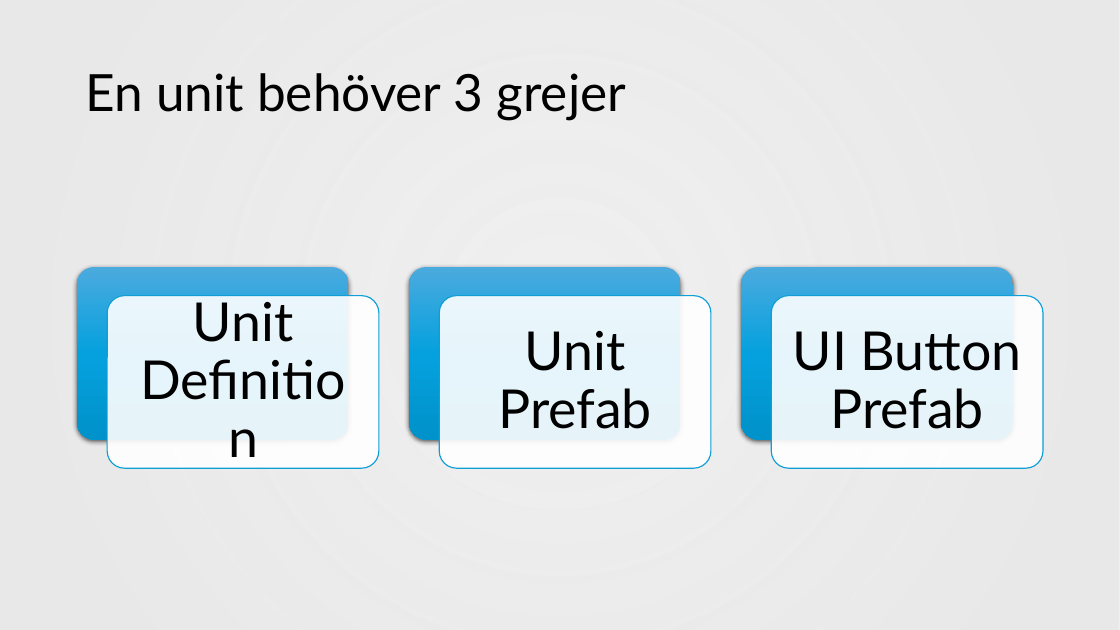
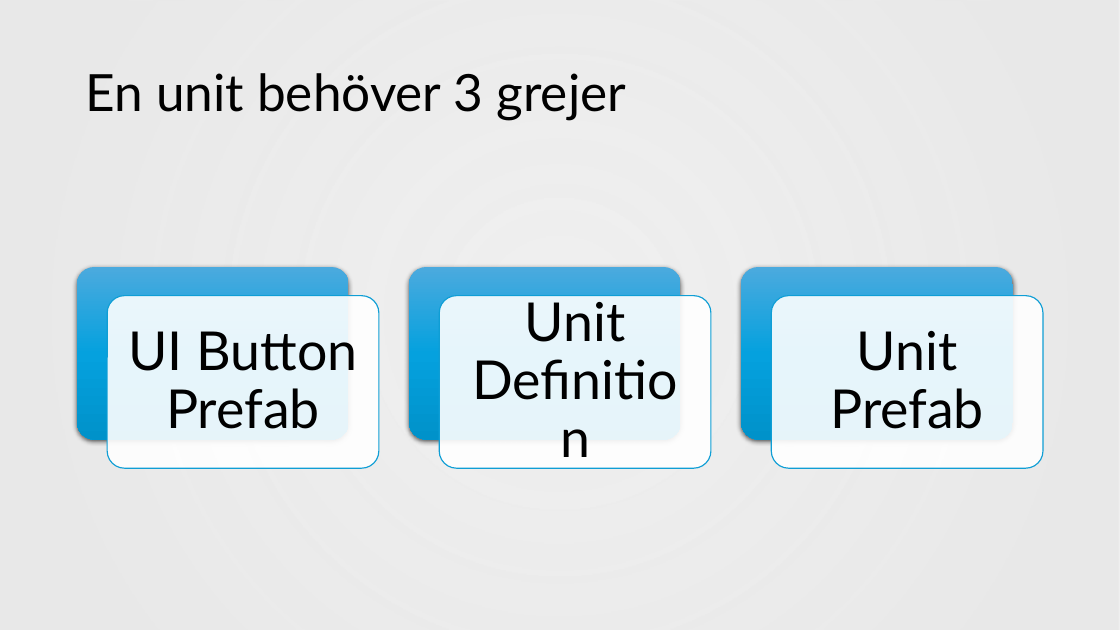
Before and after one commit to Jaltl/RogueLikeChess, a slide deck: slide 2 of Assets/Pontus Unit Builder.pptx. Drawn at 1120x630 pixels with LibreOffice and Linux fonts; fonts in the diff are those of the drawing; background and template pictures are left out. Boxes give left, top, right and bottom in pixels: in the first picture for what was removed or moved away, otherwise in the second. Text is boxed around its words. In the diff, an @@ line names an element or a change of style, - is before the commit and + after.

```diff
--- a/Assets/Pontus Unit Builder.pptx
+++ b/Assets/Pontus Unit Builder.pptx
@@ text "Unit Definition": place and size @@
-text "Unit Definition" at [193,294,294,342]
+text "Unit Definition" at [525,294,626,342]
@@ text "UI Button Prefab": place and size @@
-text "UI Button Prefab" at [793,331,1022,429]
+text "UI Button Prefab" at [129,331,358,429]
@@ text "Unit Prefab": place and size @@
-text "Unit Prefab" at [498,331,652,429]
+text "Unit Prefab" at [830,331,984,429]
```
Also in this commit, not shown: 6 other slides changed.
